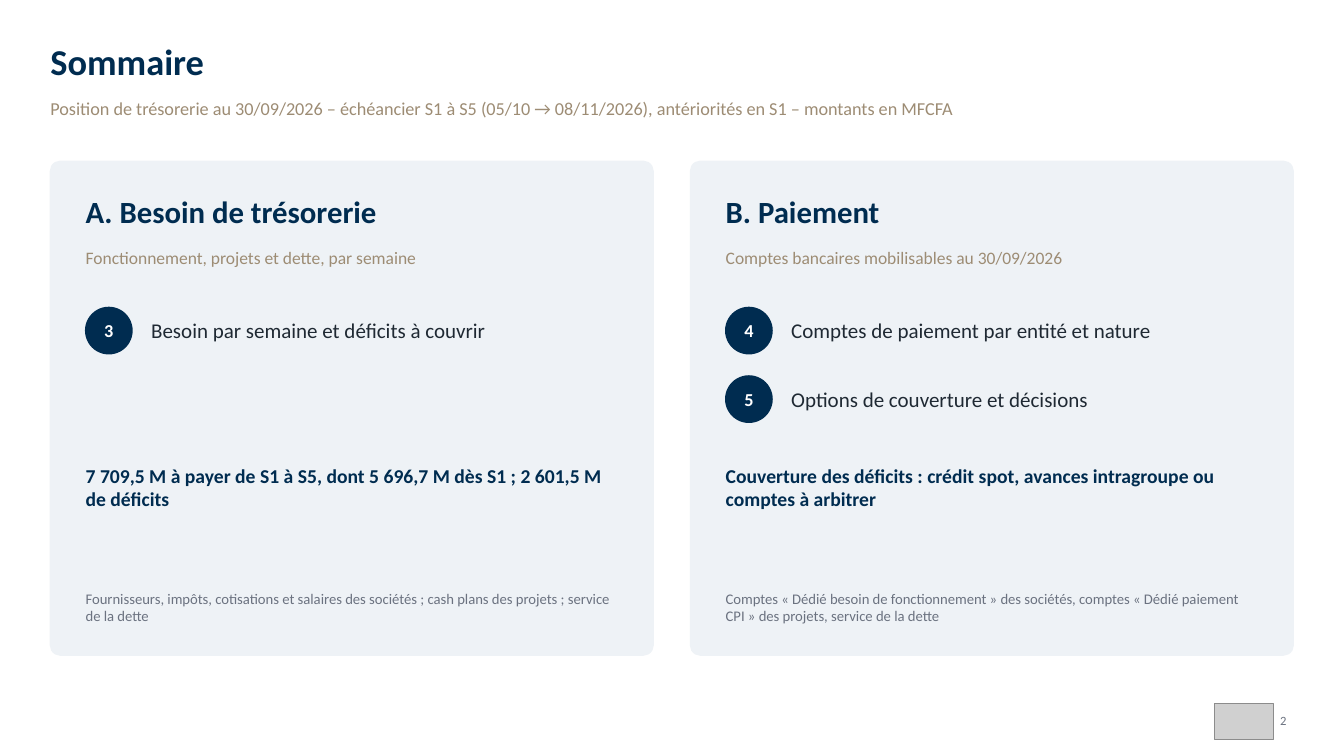
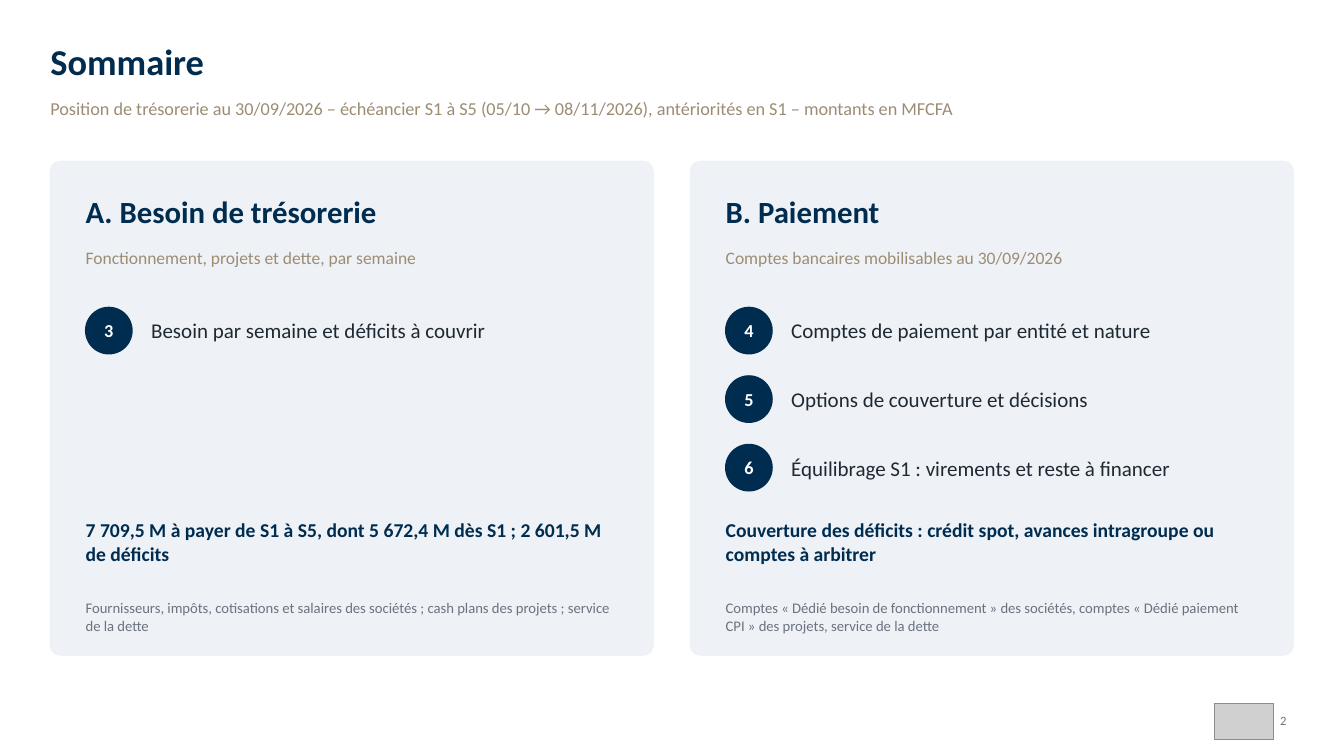
Before and after one commit to angehkouadio/claudeproject, a slide deck: slide 2 of RCI_Besoins_Tresorerie_Comptes_Paiement_30-09-2026.pptx. Drawn at 1344x756 pixels with LibreOffice and Linux fonts; fonts in the diff are those of the drawing; grey boxes stand for pictures. Boxes give left, top, right and bottom in pixels: in the first picture for what was removed or moved away, otherwise in the second. Text is boxed around its words. In the diff, an @@ line names an element or a change of style, - is before the commit and + after.

```diff
--- a/RCI_Besoins_Tresorerie_Comptes_Paiement_30-09-2026.pptx
+++ b/RCI_Besoins_Tresorerie_Comptes_Paiement_30-09-2026.pptx
@@ ellipse added at bbox=[726, 445, 772, 491], fill #002C50, outline #002C50 1 pt @@
@@ text added at bbox=[744, 461, 753, 474], 13 pt, text #FFFFFF, bold @@
+6
@@ text added at bbox=[791, 458, 1170, 480], 15 pt, text #1F2933 @@
+Équilibrage S1 : virements et reste à financer
@@ text at bbox=[86, 523, 601, 561]: text changed @@
-7 709,5 M à payer de S1 à S5, dont 5 696,7 M dès S1 ; 2 601,5 M de déficits
+7 709,5 M à payer de S1 à S5, dont 5 672,4 M dès S1 ; 2 601,5 M de déficits
@@ text "Couverture des déficits : crédit ...": place and size @@
-text "Couverture des déficits : crédit ..." at bbox=[726, 469, 1214, 509]
+text "Couverture des déficits : crédit ..." at bbox=[726, 523, 1214, 564]
@@ text "Fournisseurs, impôts, cotisations et salaires ...": place and size @@
-text "Fournisseurs, impôts, cotisations et salaires ..." at bbox=[86, 594, 610, 621]
+text "Fournisseurs, impôts, cotisations et salaires ..." at bbox=[86, 603, 610, 631]
@@ text "Comptes « Dédié besoin de ...": place and size @@
-text "Comptes « Dédié besoin de ..." at bbox=[726, 594, 1239, 624]
+text "Comptes « Dédié besoin de ..." at bbox=[726, 603, 1239, 634]
```
Also in this commit, not shown: 2 other slides changed, 1 slide added, 2 other files.
